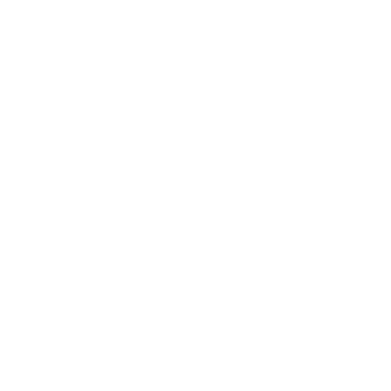
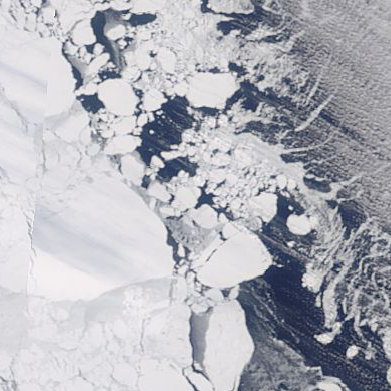
Comparing the layer stacks of the two 391px x 391px images. Changes:
added layer "263_greenland_sea_100km_20120406.terra.truecolor.250m" above "Background" over [0,0,391,391]
